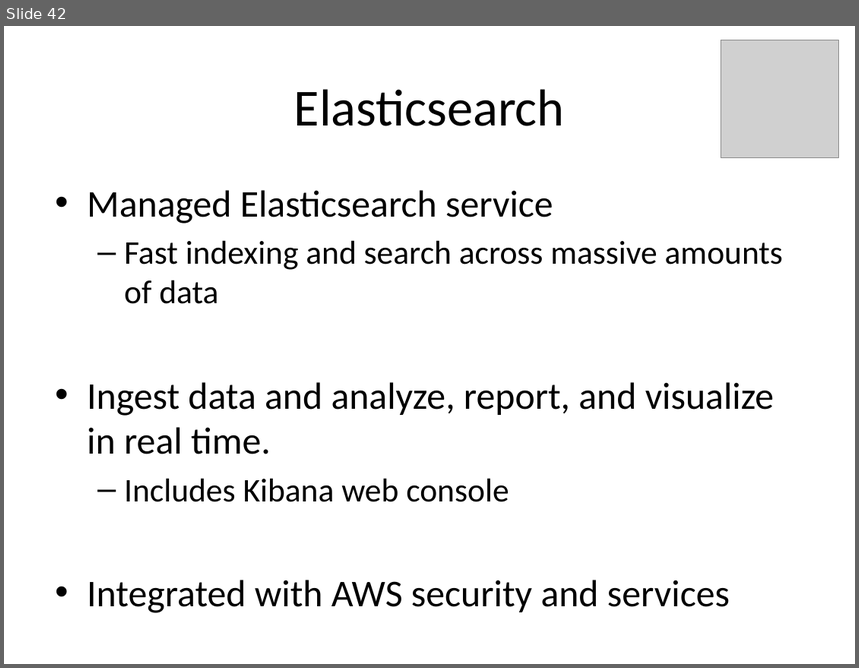
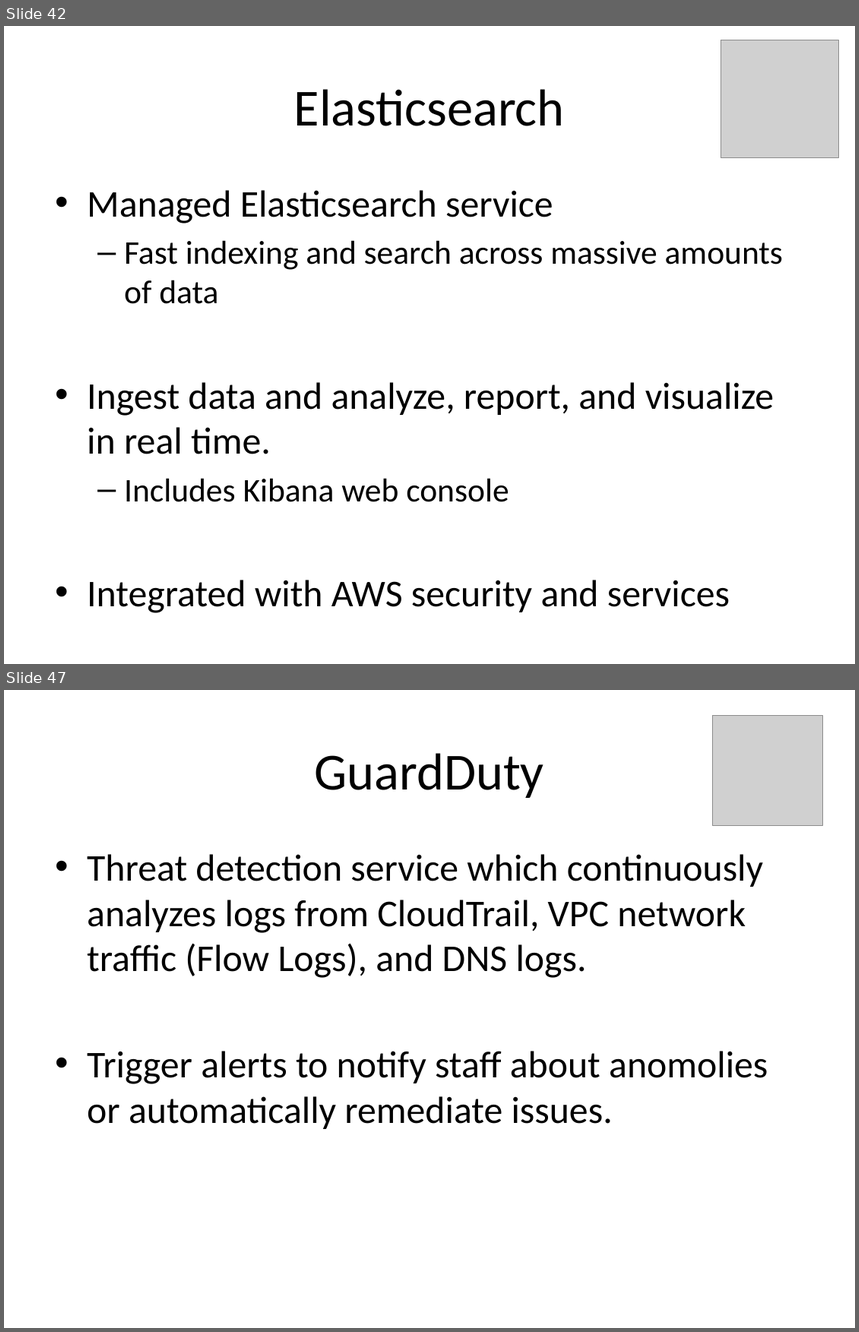
Before and after one commit to jasondbaker/infrastructure-class, a slide deck: lectures/infrastructure-week-4.pptx. Shown one above the other, each under a label of ours: slide 42 before the commit, slides 42 and 47 after it; the slides between them are not shown. The pictures are 859x668 and 859x1332 pixels, drawn with LibreOffice and Linux fonts; fonts in the diff are those of the drawing; grey boxes stand for pictures. Boxes give left, top, right and bottom in pixels: in the first picture for what was removed or moved away, otherwise in the second. Text is boxed around its words. In the diff, an @@ line names an element or a change of style, - is before the commit and + after.

```diff
--- a/lectures/infrastructure-week-4.pptx
+++ b/lectures/infrastructure-week-4.pptx
@@ slide 47 added at [4, 690, 855, 1328], background #FFFFFF @@
@@ picture added at [713, 716, 823, 825] @@
@@ title added at [314, 753, 544, 798], 44 pt, text #000000 @@
+GuardDuty
@@ text added at [87, 854, 768, 1129], 32 pt, text #000000 @@
+• Threat detection service which continuously analyzes logs from CloudTrail, VPC network traffic (Flow Logs), and DNS logs.
+• Trigger alerts to notify staff about anomolies or automatically remediate issues.
```
Also in this commit, not shown: 1 slide changed, 8 other slides added.
